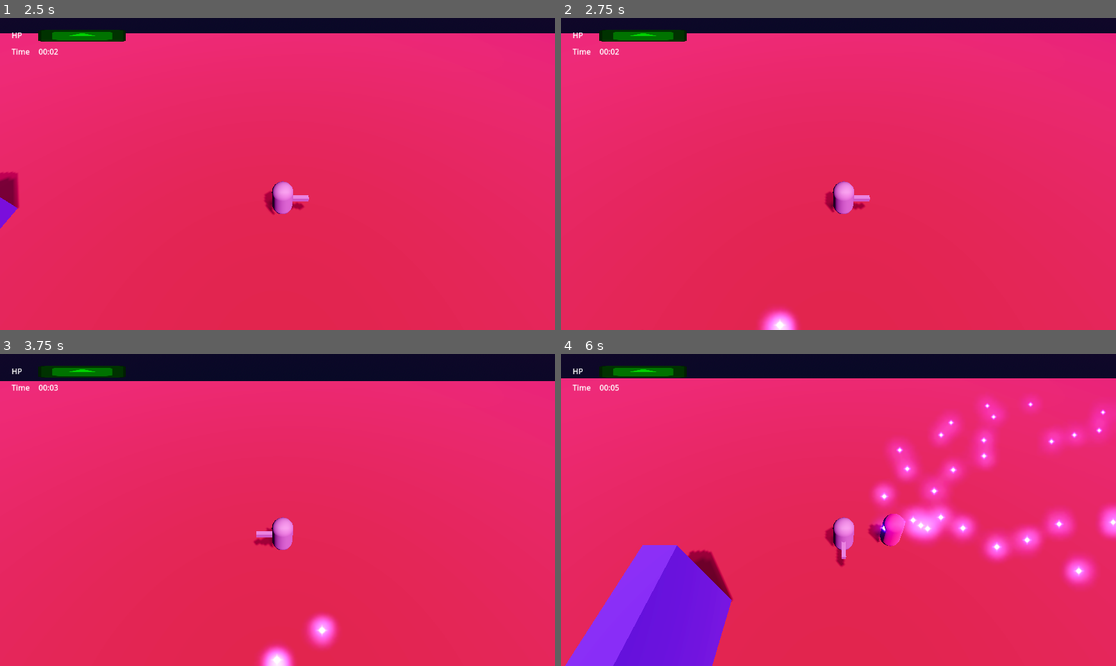
Above: before the commit, frames 1-4 (two rows, left to right).
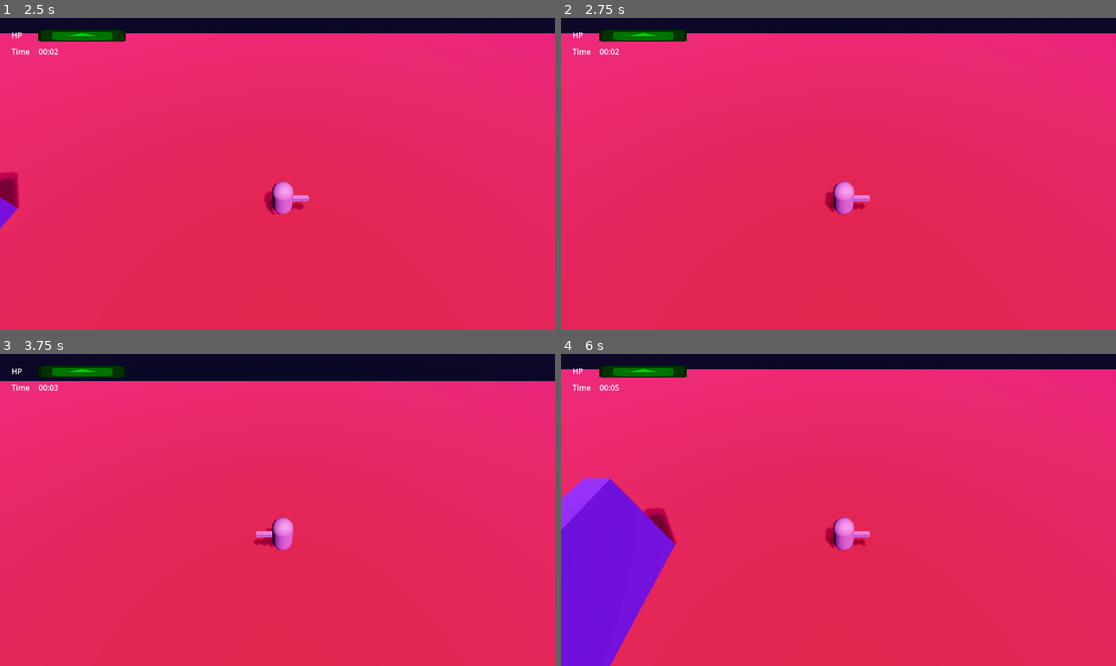
Above: after the commit, the same moments.

Repository: AndreRufo/ophi13
Game: Godot game, scene res://world.tscn
Same seed, same stepped clock (60 frames per second), same inputs: the game is played once before the commit and once after it. The engine's default icon, where the game draws it, is replaced by a stand-in: a white triangle on a blue panel in a dark square.
Inputs:
- Up to frame 1 (2.5 s): tap Enter (ui_accept) at 0.5, 0.77, 1.52 s; hold Right (ui_right) 0.53-1.28 s; hold Down (ui_down) 1.28-2.03 s; hold Right (ui_right) from 2.03 s (still down)
- Up to frame 2 (2.75 s): keep holding Right (ui_right)
- Up to frame 3 (3.75 s): release Right (ui_right) at 2.78 s; hold Up (ui_up) 2.78-3.53 s; tap Enter (ui_accept) at 3.02 s; hold Left (ui_left) from 3.53 s (still down)
- Up to frame 4 (6 s): tap Enter (ui_accept) at 3.77, 4.52 s; release Left (ui_left) at 5.03 s; hold Down (ui_down) 5.03-5.78 s; hold Right (ui_right) from 5.78 s (still down)

Frame 1 is identical in both runs. In frame 2, 0.4% of the frame differs, in the area x 35-43%, y 92-100%; in frame 3, 0.9%; in frame 4, 25%, in the area x 0-100%, y 4-100%.

Commit message:
Added pisces, added zodiac spawner

Diff:
--- a/Prefabs/Bullet.tscn
+++ b/Prefabs/Bullet.tscn
@@ -19,8 +19,9 @@
 
 [node name="Timer" type="Timer" parent="."]
 wait_time = 10.0
+autostart = true
 
-[node name="Area3D" type="Area3D" parent="."]
+[node name="Area3D" type="Area3D" parent="." groups=["Bullet"]]
 
 [node name="CollisionShape3D" type="CollisionShape3D" parent="Area3D"]
 shape = SubResource("SphereShape3D_1ypvu")
--- a/Prefabs/Enemy.tscn
+++ b/Prefabs/Enemy.tscn
@@ -11,6 +11,9 @@
 
 [sub_resource type="CylinderShape3D" id="CylinderShape3D_bvxsd"]
 radius = 1.0
+
+[sub_resource type="SphereShape3D" id="SphereShape3D_1tii0"]
+radius = 4.69969
 
 [node name="Enemy" type="CharacterBody3D" groups=["Enemy"]]
 script = ExtResource("1_4eyig")
@@ -29,4 +32,11 @@
 
 [node name="BulletSpawnersContainer" type="Node3D" parent="."]
 
+[node name="BulletCaptureArea" type="Area3D" parent="."]
+
+[node name="CollisionShape3D" type="CollisionShape3D" parent="BulletCaptureArea"]
+shape = SubResource("SphereShape3D_1tii0")
+
 [connection signal="body_entered" from="DamageArea" to="." method="_on_damage_area_body_entered"]
+[connection signal="area_entered" from="BulletCaptureArea" to="." method="_on_bullet_capture_area_area_entered"]
+[connection signal="area_exited" from="BulletCaptureArea" to="." method="_on_bullet_capture_area_area_exited"]
--- /dev/null
+++ b/Prefabs/Pisces.tscn
@@ -0,0 +1,87 @@
+[gd_scene load_steps=7 format=3 uid="uid://7g2g3525ls68"]
+
+[ext_resource type="PackedScene" uid="uid://y1eqpa7ff1uq" path="res://Prefabs/Enemy.tscn" id="1_24d6r"]
+[ext_resource type="Script" path="res://ScriptsNew/Pisces.gd" id="2_b6bjs"]
+[ext_resource type="PackedScene" uid="uid://lf7koccski54" path="res://Prefabs/BulletSpawner.tscn" id="3_gge50"]
+[ext_resource type="PackedScene" uid="uid://daa4scifdiejw" path="res://Prefabs/Bullet.tscn" id="4_j1kfe"]
+[ext_resource type="Material" uid="uid://iamf6dkl4p2" path="res://Assets/enemy_bullet_material_3d.tres" id="5_27rpp"]
+
+[sub_resource type="Curve" id="Curve_jqqk7"]
+min_value = -1.0
+_data = [Vector2(0, 0), 0.0, 0.0, 0, 0, Vector2(0.25, 1), 0.0, 0.0, 0, 0, Vector2(0.75, -1), 0.0, 0.0, 0, 0, Vector2(1, 0), 0.0, 0.0, 0, 0]
+point_count = 4
+
+[node name="Pisces" instance=ExtResource("1_24d6r")]
+script = ExtResource("2_b6bjs")
+AngleCurve = SubResource("Curve_jqqk7")
+
+[node name="BulletSpawner" parent="BulletSpawnersContainer" index="0" instance=ExtResource("3_gge50")]
+BulletScene = ExtResource("4_j1kfe")
+BulletMaterial = ExtResource("5_27rpp")
+AngleDeviation = 2.0
+
+[node name="BulletSpawner2" parent="BulletSpawnersContainer" index="1" instance=ExtResource("3_gge50")]
+transform = Transform3D(0.866025, 0, 0.5, 0, 1, 0, -0.5, 0, 0.866025, 0, 0, 0)
+BulletScene = ExtResource("4_j1kfe")
+BulletMaterial = ExtResource("5_27rpp")
+AngleDeviation = 2.0
+
+[node name="BulletSpawner3" parent="BulletSpawnersContainer" index="2" instance=ExtResource("3_gge50")]
+transform = Transform3D(0.5, 0, 0.866025, 0, 1, 0, -0.866025, 0, 0.5, 0, 0, 0)
+BulletScene = ExtResource("4_j1kfe")
+BulletMaterial = ExtResource("5_27rpp")
+AngleDeviation = 2.0
+
+[node name="BulletSpawner4" parent="BulletSpawnersContainer" index="3" instance=ExtResource("3_gge50")]
+transform = Transform3D(-4.37114e-08, 0, 1, 0, 1, 0, -1, 0, -4.37114e-08, 0, 0, 0)
+BulletScene = ExtResource("4_j1kfe")
+BulletMaterial = ExtResource("5_27rpp")
+AngleDeviation = 2.0
+
+[node name="BulletSpawner5" parent="BulletSpawnersContainer" index="4" instance=ExtResource("3_gge50")]
+transform = Transform3D(-0.5, 0, 0.866025, 0, 1, 0, -0.866025, 0, -0.5, 0, 0, 0)
+BulletScene = ExtResource("4_j1kfe")
+BulletMaterial = ExtResource("5_27rpp")
+AngleDeviation = 2.0
+
+[node name="BulletSpawner6" parent="BulletSpawnersContainer" index="5" instance=ExtResource("3_gge50")]
+transform = Transform3D(-0.866025, 0, 0.5, 0, 1, 0, -0.5, 0, -0.866025, 0, 0, 0)
+BulletScene = ExtResource("4_j1kfe")
+BulletMaterial = ExtResource("5_27rpp")
+AngleDeviation = 2.0
+
+[node name="BulletSpawner7" parent="BulletSpawnersContainer" index="6" instance=ExtResource("3_gge50")]
+transform = Transform3D(-1, 0, -8.74228e-08, 0, 1, 0, 8.74228e-08, 0, -1, 0, 0, 0)
+BulletScene = ExtResource("4_j1kfe")
+BulletMaterial = ExtResource("5_27rpp")
+AngleDeviation = 2.0
+
+[node name="BulletSpawner8" parent="BulletSpawnersContainer" index="7" instance=ExtResource("3_gge50")]
+transform = Transform3D(-0.866025, 0, -0.5, 0, 1, 0, 0.5, 0, -0.866025, 0, 0, 0)
+BulletScene = ExtResource("4_j1kfe")
+BulletMaterial = ExtResource("5_27rpp")
+AngleDeviation = 2.0
+
+[node name="BulletSpawner9" parent="BulletSpawnersContainer" index="8" instance=ExtResource("3_gge50")]
+transform = Transform3D(-0.5, 0, -0.866025, 0, 1, 0, 0.866025, 0, -0.5, 0, 0, 0)
+BulletScene = ExtResource("4_j1kfe")
+BulletMaterial = ExtResource("5_27rpp")
+AngleDeviation = 2.0
+
+[node name="BulletSpawner10" parent="BulletSpawnersContainer" index="9" instance=ExtResource("3_gge50")]
+transform = Transform3D(1.19249e-08, 0, -1, 0, 1, 0, 1, 0, 1.19249e-08, 0, 0, 0)
+BulletScene = ExtResource("4_j1kfe")
+BulletMaterial = ExtResource("5_27rpp")
+AngleDeviation = 2.0
+
+[node name="BulletSpawner11" parent="BulletSpawnersContainer" index="10" instance=ExtResource("3_gge50")]
+transform = Transform3D(0.5, 0, -0.866025, 0, 1, 0, 0.866025, 0, 0.5, 0, 0, 0)
+BulletScene = ExtResource("4_j1kfe")
+BulletMaterial = ExtResource("5_27rpp")
+AngleDeviation = 2.0
+
+[node name="BulletSpawner12" parent="BulletSpawnersContainer" index="11" instance=ExtResource("3_gge50")]
+transform = Transform3D(0.866025, 0, -0.5, 0, 1, 0, 0.5, 0, 0.866025, 0, 0, 0)
+BulletScene = ExtResource("4_j1kfe")
+BulletMaterial = ExtResource("5_27rpp")
+AngleDeviation = 2.0
--- a/ScriptsNew/Aries.gd
+++ b/ScriptsNew/Aries.gd
@@ -10,10 +10,22 @@
 
 var currentCurveVal = 0;
 
+func _ready():
+	self.Speed = 0.2
+	pass # Replace with function body.
+
 func _update(delta):
-	$BulletSpawnersContainer.rotate_y(deg_to_rad(0.5));
 	if Charging :
 		_charge(delta)
+		var rotAngle = AngleCurve.sample(currentCurveVal);
+		$BulletSpawnersContainer.rotate_y(deg_to_rad(rotAngle));
+
+		var new_look_dir = position + charge_velocity
+
+		if (charge_velocity.length() > 0):
+			look_at(new_look_dir, Vector3.UP, true)
+
+		currentCurveVal += delta * 0.1;
 	else :
 		var direction : Vector3 = (player.position - position)
 		var length : float = direction.length()
@@ -27,6 +39,15 @@
 			velocity.x = new_velocity.x
 			velocity.z = new_velocity.z
 
+		var rotAngle = AngleCurve.sample(currentCurveVal);
+		$BulletSpawnersContainer.rotate_y(deg_to_rad(rotAngle));
+
+		var new_look_dir = position + direction
+
+		if (direction.length() > 0):
+			look_at(new_look_dir, Vector3.UP, true)
+		currentCurveVal += delta * 0.1;
+
 func _charge(delta):
 	charge_timer+=1
 	if charge_timer > 100 :
--- a/ScriptsNew/BaseEnemy.gd
+++ b/ScriptsNew/BaseEnemy.gd
@@ -43,3 +43,15 @@
 		if (player.currentHealth <= 0):
 			player.queue_free();
 	pass # Replace with function body.
+
+
+func _on_bullet_capture_area_area_entered(area):
+	if area.is_in_group("Bullet") && area.get_parent().is_player_bullet:
+		area.get_parent().enemy = self
+	pass # Replace with function body.
+
+
+func _on_bullet_capture_area_area_exited(area):
+	if area.is_in_group("Bullet") && area.get_parent().is_player_bullet:
+		area.get_parent().enemy = null
+	pass # Replace with function body.
--- a/ScriptsNew/Bullet.gd
+++ b/ScriptsNew/Bullet.gd
@@ -4,6 +4,8 @@
 @export var speed : float = 50;
 
 @export var is_player_bullet : bool = true;
+
+var enemy : CharacterBody3D = null;
 
 # Called when the node enters the scene tree for the first time.
 func _ready():
@@ -14,7 +16,15 @@
 
 # Called every frame. 'delta' is the elapsed time since the previous frame.
 func _process(delta):
-	position += direction * delta * speed;
+	var newDir = direction;
+
+	if is_player_bullet:
+		if enemy:
+			var diffToTarget = (enemy.position - position).normalized();
+			var lerpFactor = $Timer.time_left / $Timer.wait_time;
+			newDir = lerp(direction, diffToTarget, lerpFactor*0.3);
+
+	position += newDir * delta * speed;
 
 
 func _on_timer_timeout():
--- a/ScriptsNew/BulletSpawner.gd
+++ b/ScriptsNew/BulletSpawner.gd
@@ -7,6 +7,9 @@
 # Called when the node enters the scene tree for the first time.
 func _ready():
 	$BulletSpawnInterval.start();
+
+func SetSpawnInterval(interval):
+	$BulletSpawnInterval.wait_time = interval;
 
 
 # Called every frame. 'delta' is the elapsed time since the previous frame.
--- /dev/null
+++ b/ScriptsNew/Pisces.gd
@@ -0,0 +1,23 @@
+extends BaseEnemy
+
+@export var AngleCurve : Curve;
+
+var currentCurveVal = 0;
+
+func _ready():
+	Speed = 0.1
+
+	var spawners = $BulletSpawnersContainer.get_children();
+	for spawner in spawners:
+		spawner.SetSpawnInterval(0.5);
+
+func _update(delta):
+	var rotAngle = AngleCurve.sample(currentCurveVal);
+	$BulletSpawnersContainer.rotate_y(deg_to_rad(rotAngle));
+	currentCurveVal += delta * 0.1;
+
+	var direction : Vector3 = (player.position - position)
+	var new_velocity = (player.position - position) * Speed
+	velocity.x = new_velocity.x
+	velocity.z = new_velocity.z
+	pass
--- /dev/null
+++ b/ScriptsNew/ZodiacSpawner.gd
@@ -0,0 +1,25 @@
+extends Node3D
+
+@export var Signs : Array[PackedScene]
+var currentSign = 0;
+
+func _ready():
+	pass # Replace with function body.
+
+# Called every frame. 'delta' is the elapsed time since the previous frame.
+func _process(delta):
+	pass
+
+
+func _on_timer_timeout():
+	if currentSign >= 12:
+		return;
+
+	var new_sign : Node3D = Signs[currentSign].instantiate();
+	new_sign.position = Singletons.PlayerCharacter.position + Vector3(20, 0.5, 20);
+
+	get_parent().add_child(new_sign);
+
+	currentSign += 1;
+
+	$Timer.start();
--- a/world.tscn
+++ b/world.tscn
@@ -1,9 +1,11 @@
-[gd_scene load_steps=13 format=3 uid="uid://bupermobpg1sj"]
+[gd_scene load_steps=15 format=3 uid="uid://bupermobpg1sj"]
 
 [ext_resource type="PackedScene" uid="uid://d4lp0doik3rtc" path="res://Prefabs/Character.tscn" id="1_tr0ag"]
 [ext_resource type="PackedScene" uid="uid://daa4scifdiejw" path="res://Prefabs/Bullet.tscn" id="3_n2sfi"]
-[ext_resource type="PackedScene" path="res://Prefabs/HUD.tscn" id="4_3n2ta"]
+[ext_resource type="PackedScene" uid="uid://4j1jhl2ib1ff" path="res://Prefabs/HUD.tscn" id="4_3n2ta"]
 [ext_resource type="PackedScene" uid="uid://hc6iqxwfym4h" path="res://Prefabs/Aries.tscn" id="4_jmyty"]
+[ext_resource type="PackedScene" uid="uid://7g2g3525ls68" path="res://Prefabs/Pisces.tscn" id="5_ul6xq"]
+[ext_resource type="Script" path="res://ScriptsNew/ZodiacSpawner.gd" id="6_fje5m"]
 
 [sub_resource type="ProceduralSkyMaterial" id="ProceduralSkyMaterial_ljksk"]
 sky_top_color = Color(0.160784, 0.184314, 0.231373, 1)
@@ -108,16 +110,11 @@
 
 [node name="Camera3D" type="Camera3D" parent="CameraAnchor"]
 transform = Transform3D(1, 0, 0, 0, 0.983341, 0.181772, 0, -0.181772, 0.983341, -0.239708, 3.18741, 10.7707)
+current = true
 fov = 67.9572
 
 [node name="Bullets" type="Node3D" parent="."]
 unique_name_in_owner = true
-
-[node name="Aries" parent="." instance=ExtResource("4_jmyty")]
-transform = Transform3D(1, 0, 0, 0, 1, 0, 0, 0, 1, 6.35814, 3.37027, -12.3455)
-ChargeSpeed = 10.0
-TriggerChargeDistance = 5.0
-Speed = 0.2
 
 [node name="Character" parent="." instance=ExtResource("1_tr0ag")]
 transform = Transform3D(1, 0, 0, 0, 1, 0, 0, 0, 1, 8.18439, 2.81289, -28.679)
@@ -130,3 +127,13 @@
 update_scale = false
 
 [node name="HUD" parent="." instance=ExtResource("4_3n2ta")]
+
+[node name="ZodiacSpawner" type="Node3D" parent="."]
+script = ExtResource("6_fje5m")
+Signs = Array[PackedScene]([ExtResource("5_ul6xq"), ExtResource("4_jmyty"), ExtResource("5_ul6xq"), ExtResource("4_jmyty"), ExtResource("5_ul6xq"), ExtResource("4_jmyty"), ExtResource("5_ul6xq"), ExtResource("4_jmyty"), ExtResource("5_ul6xq"), ExtResource("4_jmyty"), ExtResource("5_ul6xq"), ExtResource("4_jmyty")])
+
+[node name="Timer" type="Timer" parent="ZodiacSpawner"]
+wait_time = 13.0
+autostart = true
+
+[connection signal="timeout" from="ZodiacSpawner/Timer" to="ZodiacSpawner" method="_on_timer_timeout"]
Not shown: 1 places in Prefabs/Enemy.tscn that only renumber resources
